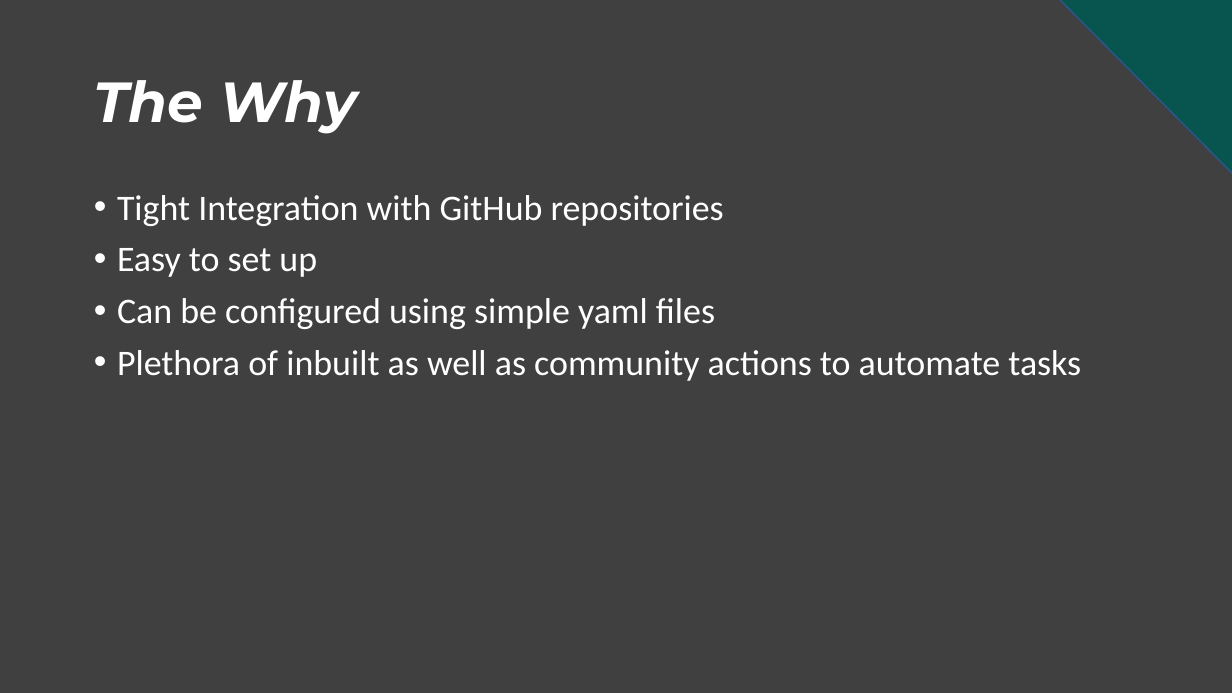
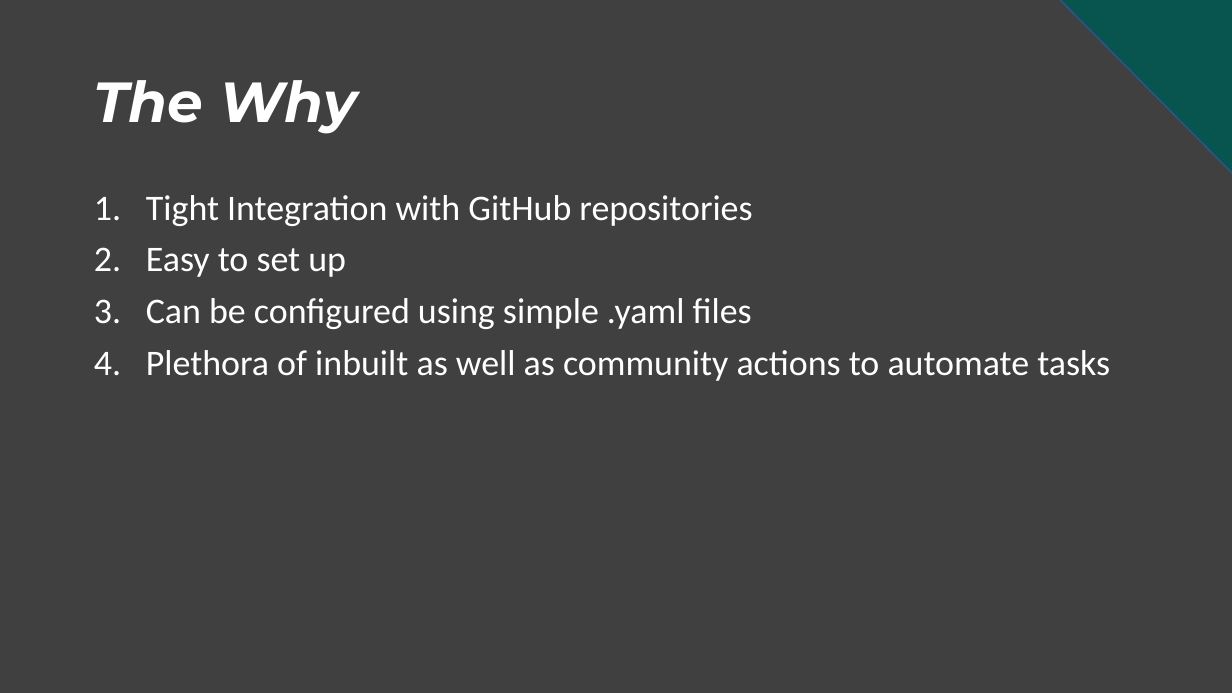
Before and after one commit to fullstackmaddy/Presentations, a slide deck: slide 5 of 2021/Automating Logic Apps Deployment With GitHUB Actions.pptx. Drawn at 1232x693 pixels with LibreOffice and Linux fonts; fonts in the diff are those of the drawing; background and template pictures are left out. Boxes give left, top, right and bottom in pixels: in the first picture for what was removed or moved away, otherwise in the second. Text is boxed around its words. In the diff, an @@ line names an element or a change of style, - is before the commit and + after.

```diff
--- a/2021/Automating Logic Apps Deployment With GitHUB Actions.pptx
+++ b/2021/Automating Logic Apps Deployment With GitHUB Actions.pptx
@@ text at [146,195,1110,381]: bullet • to 1. @@
@@ text at [146,298,752,329]: text changed @@
-• Can be configured using simple yaml files
+3. Can be configured using simple .yaml files
```
Also in this commit, not shown: 3 other slides changed.
